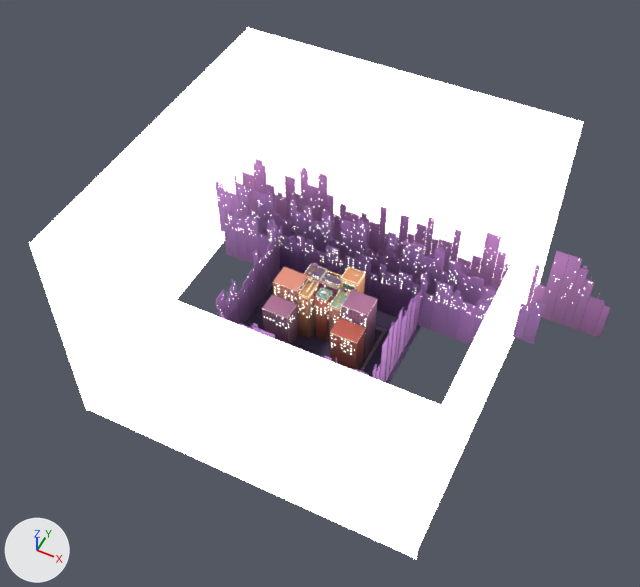
Two versions of the glTF model public/models/slopfight/rooftop.glb, one commit apart.
Before and after are seen from a camera (50 mm lens) standing at (120.0, -244.0, 305.0) and looking at (2.0, -7.0, 8.0). Arrows for +X, +Y and +Z are at lower left; the lights stay in place. The older version comes first. Objects named as collision shapes, trigger or cutter boxes, shadow casters or lower levels of detail are left out. Where no turn or scale is listed for an object, it has been applied to the vertices. Vertices at exactly the same position are counted once.

Names of what the first picture shows: 'Backdrop_Sky_Emissive', 'Backdrop_Skyline', 'Set_City' and 6 more.
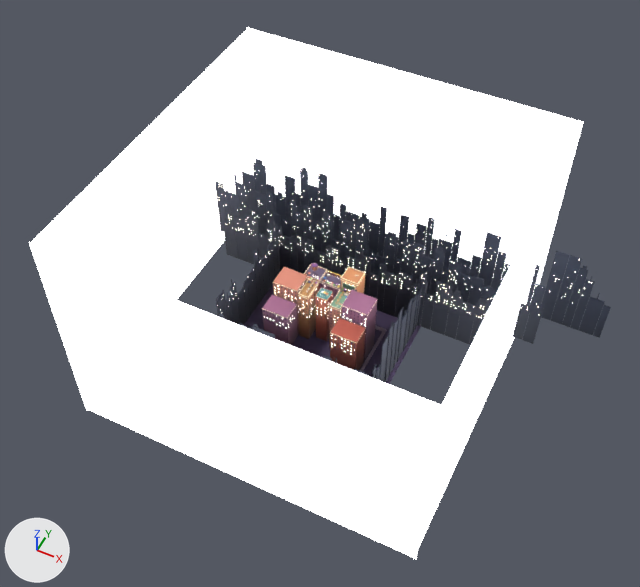
Boxes [x1, y1, x2, y2] around the edits, measured in the pictures (640 x 587 px):
part 1 of me_backdrop_skyline, recoloured (darker): [215, 159, 611, 381] in both
part 2 of me_backdrop_skyline, recoloured (darker): [216, 187, 541, 382] in both

Edits to the bpy script that builds the scene:
```text
Change me_backdrop_skyline:
    where me_backdrop_skyline.from_pydata(...)  # 1736 vertices, 1736 faces; spans x -120.0..120.0, y -40.0..58.0, z -30.0..16.0
    used by ob_backdrop_skyline; location = (0.0, 0.0, 0.0)
    me_backdrop_skyline part 1: 1173 faces centred in x -120.0..120.0, y -40.0..58.0, z -23.0..16.0 are repainted in the vertex colours; the middle colour goes from purple #7e5290 to dark blue #1c2334
    me_backdrop_skyline part 2: 563 faces centred in x -90.0..92.0, y -40.0..40.0, z -23.0..11.0 are repainted in the vertex colours; the middle colour goes from dark purple #664376 to black #161b2a
```
